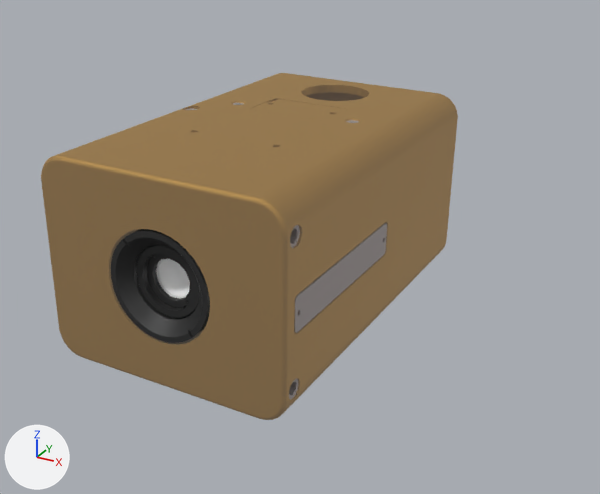
The glTF model demo.glb, before and after one commit.
Before and after are seen from a 50 mm camera at (0.227, -0.287, 0.146) aimed at (0.069, -0.001, 0.003). The axes (+X, +Y, +Z) are drawn at lower left. The lights are the same throughout. Where no turn or scale is listed for an object, it has been applied to the vertices.

The first picture shows 'ねじ調節用板_上', 'レンズ', 'レンズ止め', '先端', '全面筒', '密閉カバー', '本体', '銘板'.
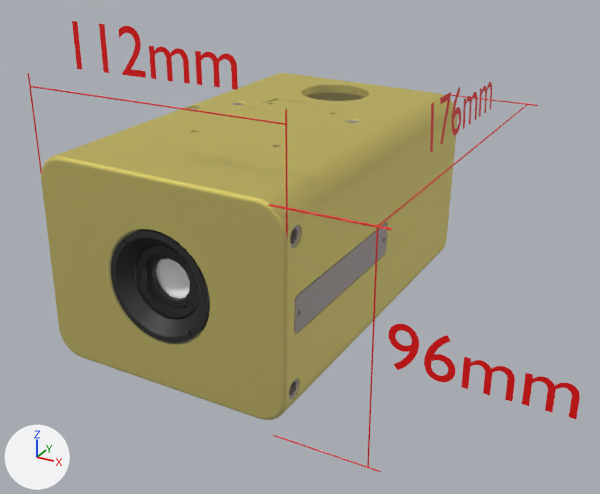
What differs and where, as boxes [x1, y1, x2, y2] in the pictures (600 x 494 px):
'本体', recoloured (brown to yellow): [41, 103, 397, 420] in both
'密閉カバー', recoloured (brown to yellow): [196, 73, 458, 307] in both
'テキスト.002', added (red): after [388, 324, 580, 419]
'テキスト', added (red): after [72, 21, 238, 90]
'ねじ調節用板_上', recoloured (brown to yellow): [250, 99, 347, 121] in both
'テキスト.001', added (red): after [430, 82, 492, 153]
'円柱.001', added (red): after [28, 73, 288, 238]
'円柱.003', added (red): after [269, 204, 392, 472]
'円柱.002', added (red): after [269, 95, 538, 231]

What changed in the scene script:
```text
Change mat_本体:
    mat_本体.base_color: (0.419, 0.239, 0.049) -> (0.635, 0.549, 0.116)  # brown #ad863f -> yellow #d1c460
Add mat_マテリアル:
    mat_マテリアル = principled_material('マテリアル')
    mat_マテリアル.base_color = (0.8, 0.0, 0.000779)  # red #e70003
    mat_マテリアル.roughness = 0.4
Add me_円柱_005:
    me_円柱_005.from_pydata(...)  # 192 vertices, 372 faces; spans x -0.03..0.03, y -0.03..11.23, z -2.33..2.33
    me_円柱_005.materials.append(mat_マテリアル)  # red #e70003
Add me_テキスト_002:
    me_テキスト_002.from_pydata(...)  # 468 vertices, 464 faces; spans x 0.0009..0.0621, y 0.0, z -0.0002..0.0173
    me_テキスト_002.materials.append(mat_マテリアル)  # red #e70003
Add me_テキスト_001:
    me_テキスト_001.from_pydata(...)  # 345 vertices, 337 faces; spans x -0.0007..0.0, y 0.005..0.0746, z -0.0002..0.0173
    me_テキスト_001.materials.append(mat_マテリアル)  # red #e70003
Add me_テキスト:
    me_テキスト.from_pydata(...)  # 311 vertices, 301 faces; spans x 0.0051..0.0746, y 0.0, z 0.0..0.0173
    me_テキスト.materials.append(mat_マテリアル)  # red #e70003
Add ob_円柱_003:
    ob_円柱_003 = bpy.data.objects.new('円柱.003', me_円柱_005)
    ob_円柱_003.location = (0.1147, -0.0646, 0.0473)
    ob_円柱_003.rotation_euler = (1.571, 0.0, -1.571)  # degrees (90, 0, -90)
    ob_円柱_003.scale = (-0.00946, -0.0083, -0.00946)
Add ob_テキスト_002:
    ob_テキスト_002 = bpy.data.objects.new('テキスト.002', me_テキスト_002)
    ob_テキスト_002.location = (0.1371, -0.0664, -0.001)
Add ob_円柱_002:
    ob_円柱_002 = bpy.data.objects.new('円柱.002', me_円柱_005.copy())
    ob_円柱_002.location = (0.1147, 0.114, 0.0471)
    ob_円柱_002.rotation_euler = (0.0, -1.571, 0.0)  # degrees (0, -90, 0)
    ob_円柱_002.scale = (-0.00946, -0.0159, -0.00946)
Add ob_テキスト_001:
    ob_テキスト_001 = bpy.data.objects.new('テキスト.001', me_テキスト_001)
    ob_テキスト_001.location = (0.1344, -0.0326, 0.0613)
Add ob_円柱_001:
    ob_円柱_001 = bpy.data.objects.new('円柱.001', me_円柱_005.copy())
    ob_円柱_001.location = (-0.0128, -0.0629, 0.0579)
    ob_円柱_001.rotation_euler = (3.142, 0.0, -1.571)  # degrees (180, 0, -90)
    ob_円柱_001.scale = (-0.00946, -0.00992, -0.00946)
Add ob_テキスト:
    ob_テキスト = bpy.data.objects.new('テキスト', me_テキスト)
    ob_テキスト.location = (0.0035, -0.0594, 0.0832)
```
